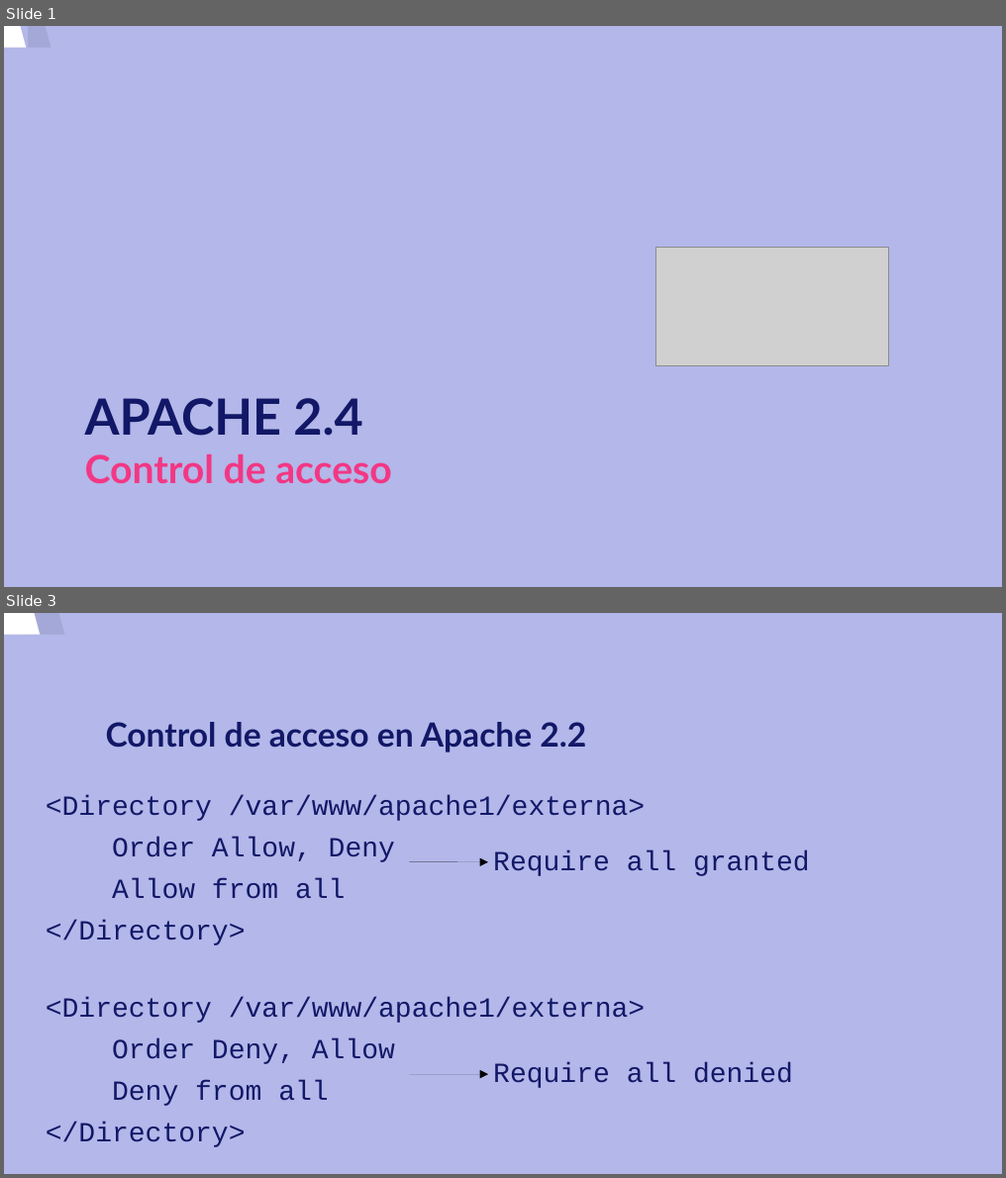
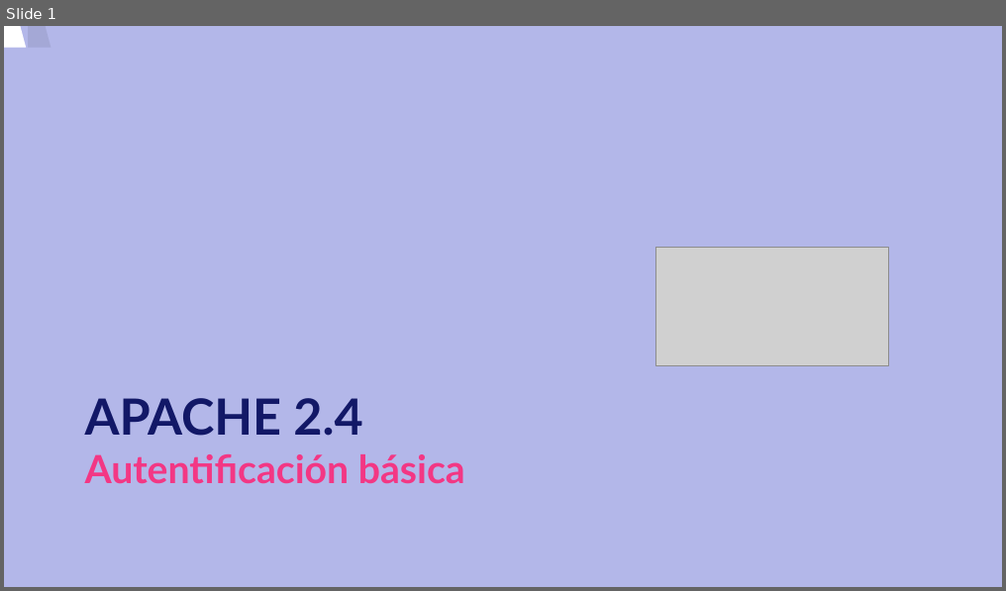
Before and after one commit to carloskuce/SRI, a slide deck: curso/u16/u16.odp. Shown one above the other, each under a label of ours: slides 1 and 3 before the commit, slide 1 after it; the slides between them are not shown. The pictures are 1006x1178 and 1006x591 pixels, drawn with LibreOffice and Linux fonts; fonts in the diff are those of the drawing; grey boxes stand for pictures. Boxes give left, top, right and bottom in pixels: in the first picture for what was removed or moved away, otherwise in the second. Text is boxed around its words. In the diff, an @@ line names an element or a change of style, - is before the commit and + after.

```diff
--- a/curso/u16/u16.odp
+++ b/curso/u16/u16.odp
@@ slide 3 removed at (x1=4, y1=613, x2=1002, y2=1174), background #B3B7E9 @@
@@ freeform shape removed at (x1=4, y1=613, x2=902, y2=1174) @@
@@ freeform shape removed at (x1=29, y1=613, x2=927, y2=1174) @@
@@ title removed at (x1=106, y1=722, x2=586, y2=753) @@
-Control de acceso en Apache 2.2
@@ text removed at (x1=46, y1=795, x2=645, y2=946) @@
-<Directory /var/www/apache1/externa>
-Order Allow, Deny
-Allow from all
-</Directory>
@@ arrow removed from (409, 862) to (488, 862) @@
@@ text removed at (x1=493, y1=851, x2=810, y2=876) @@
-Require all granted
@@ text removed at (x1=46, y1=997, x2=645, y2=1148) @@
-<Directory /var/www/apache1/externa>
-Order Deny, Allow
-Deny from all
-</Directory>
@@ arrow removed from (409, 1074) to (488, 1074) @@
@@ text removed at (x1=493, y1=1062, x2=793, y2=1088) @@
-Require all denied
@@ slide 1 changed as well @@
@@ title at (x1=85, y1=398, x2=465, y2=483): text changed @@
-APACHE 2.4
-Control de acceso
+APACHE 2.4
+Autentificación básica
```
Also in this commit, not shown: 3 slides added, 2 other slides removed, 1 other file.
